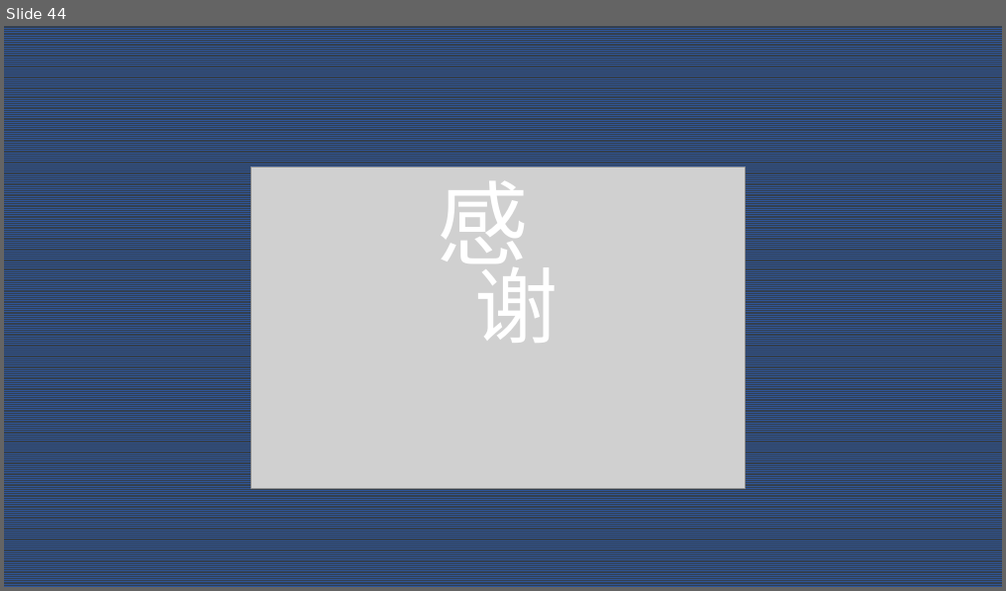
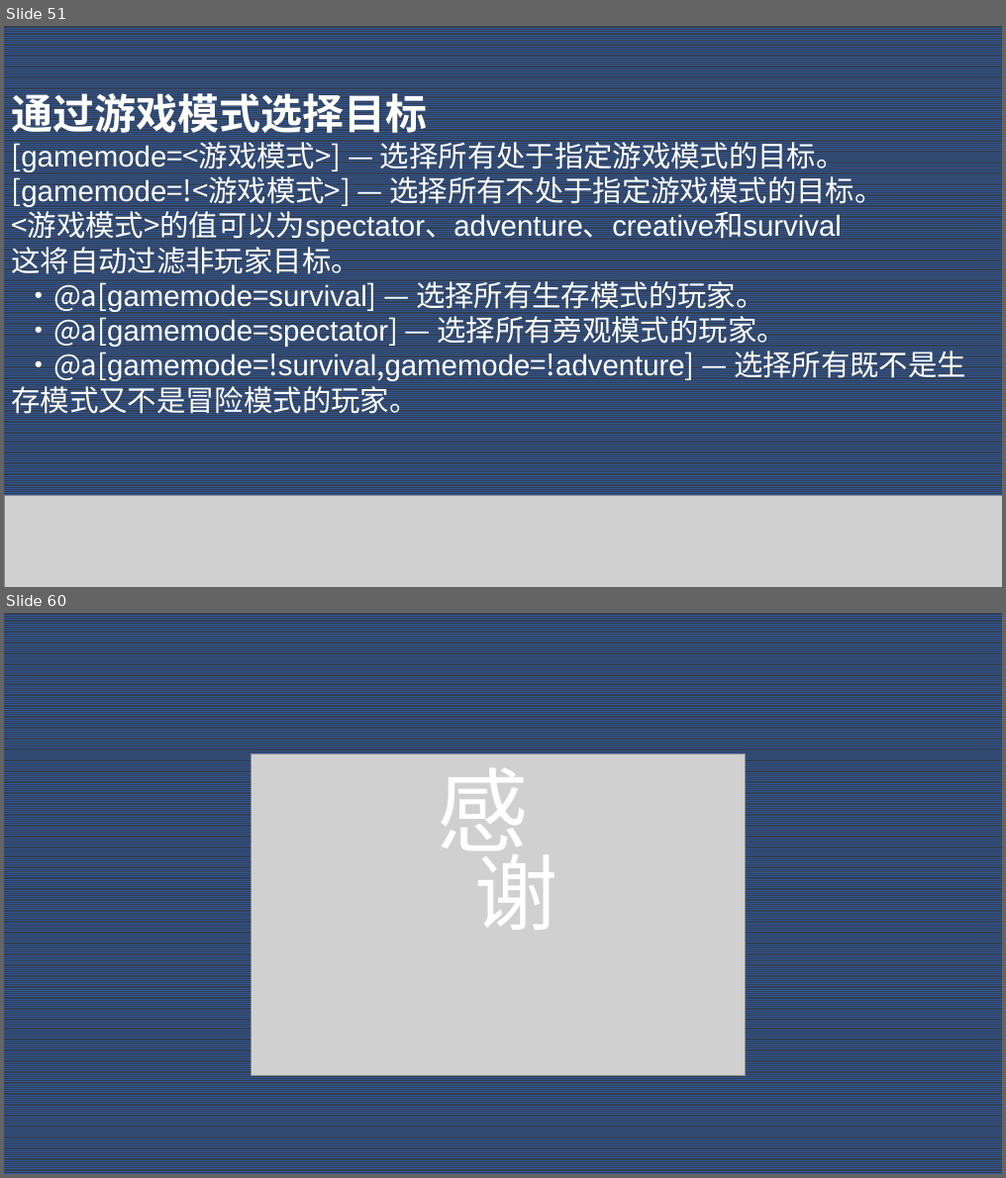
Before and after one commit to Dubhe-Studio/VanillaModTutorialVideo, a slide deck: Day 1 基础概念/PPT/Day 1.pptx. Shown one above the other, each under a label of ours: slide 44 before the commit, slides 51 and 60 after it; the slides between them are not shown. The pictures are 1006x591 and 1006x1178 pixels, drawn with LibreOffice and Linux fonts; fonts in the diff are those of the drawing; grey boxes stand for pictures. Boxes give left, top, right and bottom in pixels: in the first picture for what was removed or moved away, otherwise in the second. Text is boxed around its words. In the diff, an @@ line names an element or a change of style, - is before the commit and + after.

```diff
--- a/Day 1 基础概念/PPT/Day 1.pptx
+++ b/Day 1 基础概念/PPT/Day 1.pptx
@@ slide 51 added at [4, 26, 1002, 587], background pattern #2F5597 on #333F50 @@
@@ text added at [12, 87, 966, 418], 28 pt, text #FFFFFF @@
+通过游戏模式选择目标
+[gamemode=<游戏模式>] — 选择所有处于指定游戏模式的目标。‌‌
+[gamemode=!<游戏模式>] — 选择所有不处于指定游戏模式的目标。‌‌
+<游戏模式>的值可以为spectator‌‌、adventure、creative和survival
+这将自动过滤非玩家目标。
+·@a[gamemode=survival] — 选择所有生存模式的玩家。
+·@a[gamemode=spectator]‌‌ — 选择所有旁观模式的玩家。
+·@a[gamemode=!survival,gamemode=!adventure]‌‌ — 选择所有既不是生存模式又不是冒险模式的玩家。
@@ picture added at [4, 496, 1002, 587] @@
@@ what was slide 44 is now slide 60 @@
```
Also in this commit, not shown: 5 slides changed, 19 other slides added, 4 slides removed, 2 other files.
